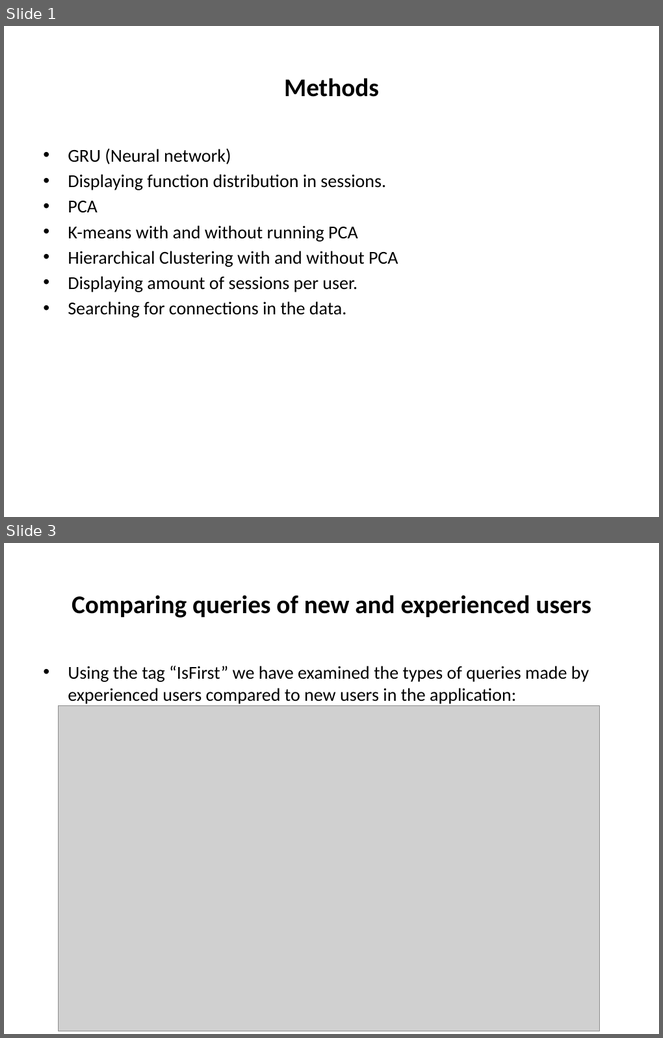
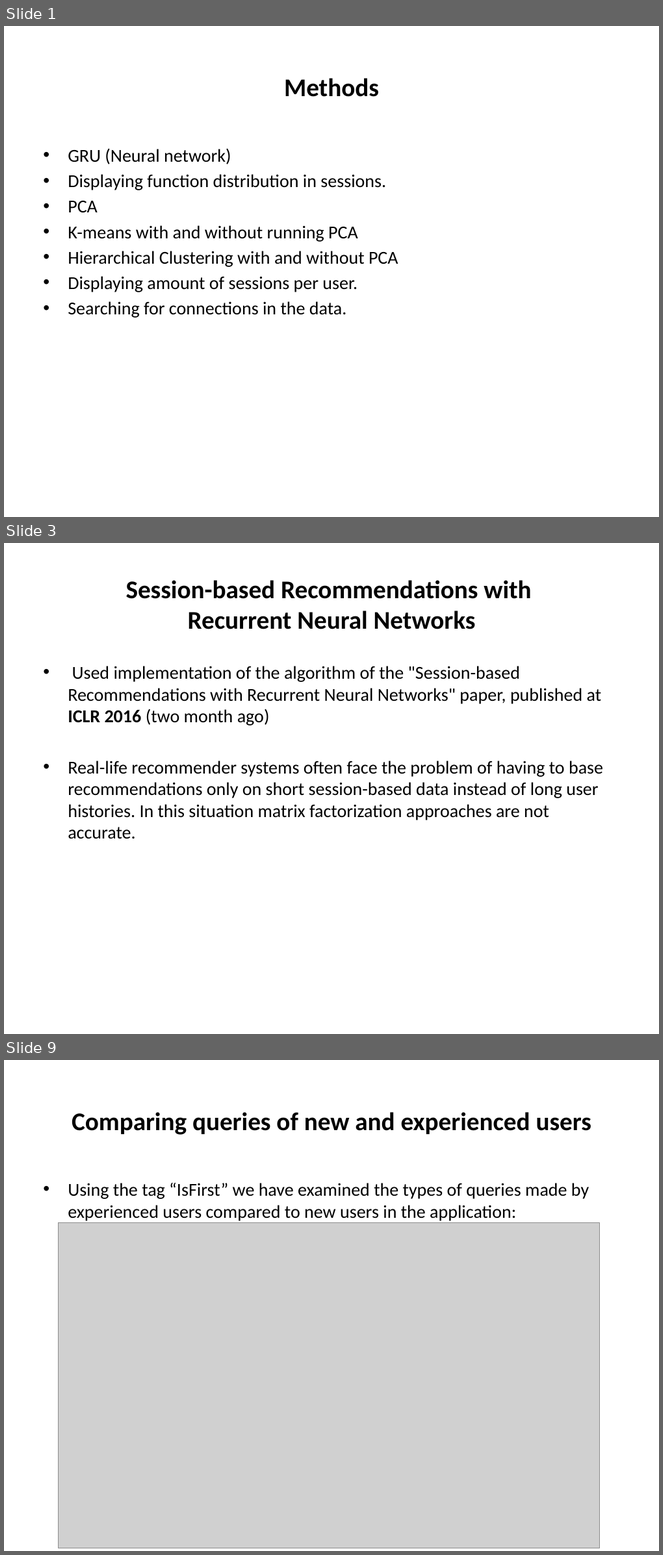
Before and after one commit to royee17/DS_Workshop, a slide deck: Methods.pptx. Shown one above the other, each under a label of ours: slides 1 and 3 before the commit, slides 1, 3 and 9 after it; the slides between them are not shown. The pictures are 663x1038 and 663x1555 pixels, drawn with LibreOffice and Linux fonts; fonts in the diff are those of the drawing; grey boxes stand for pictures. Boxes give left, top, right and bottom in pixels: in the first picture for what was removed or moved away, otherwise in the second. Text is boxed around its words. In the diff, an @@ line names an element or a change of style, - is before the commit and + after.

```diff
--- a/Methods.pptx
+++ b/Methods.pptx
@@ slide 3 added at (x1=4, y1=543, x2=659, y2=1034), background #FFFFFF @@
@@ title added at (x1=126, y1=580, x2=531, y2=629), 28 pt, text #000000, bold @@
+Session-based Recommendations with
+Recurrent Neural Networks
@@ text added at (x1=68, y1=666, x2=603, y2=839), 20 pt, text #000000 @@
+• Used implementation of the algorithm of the "Session-based Recommendations with Recurrent Neural Networks" paper, published at ICLR 2016 (two month ago)
+• Real-life recommender systems often face the problem of having to base recommendations only on short session-based data instead of long user histories. In this situation matrix factorization approaches are not accurate.
@@ what was slide 3 is now slide 9 @@
```
Also in this commit, not shown: 3 slides changed, 7 other slides added.
